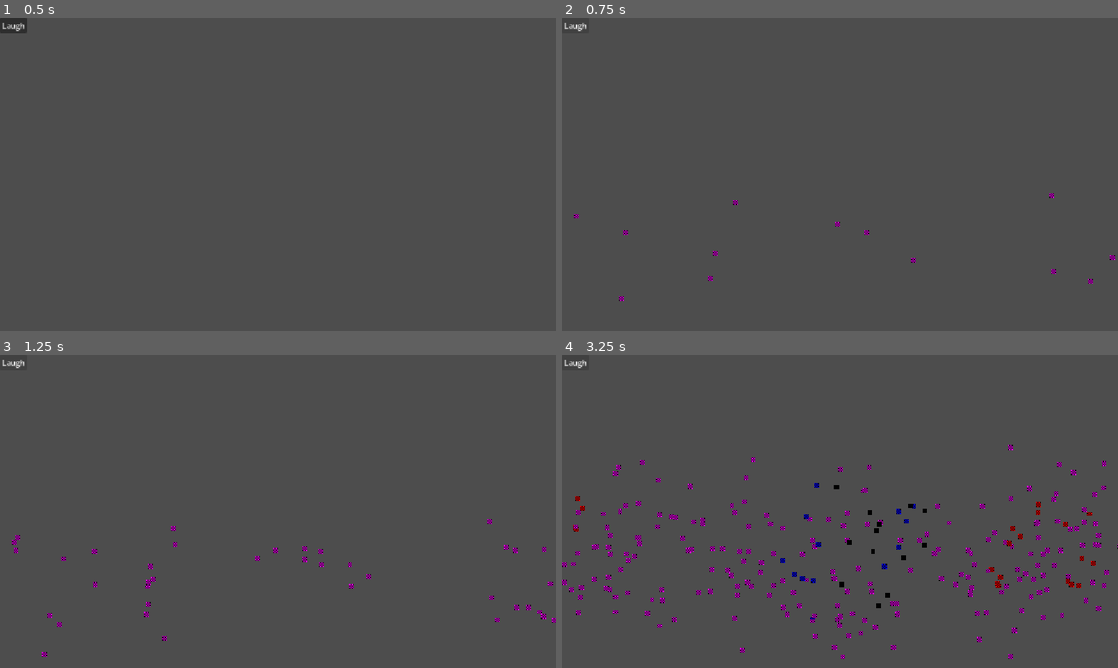
Above: before the commit, frames 1-4 (two rows, left to right).
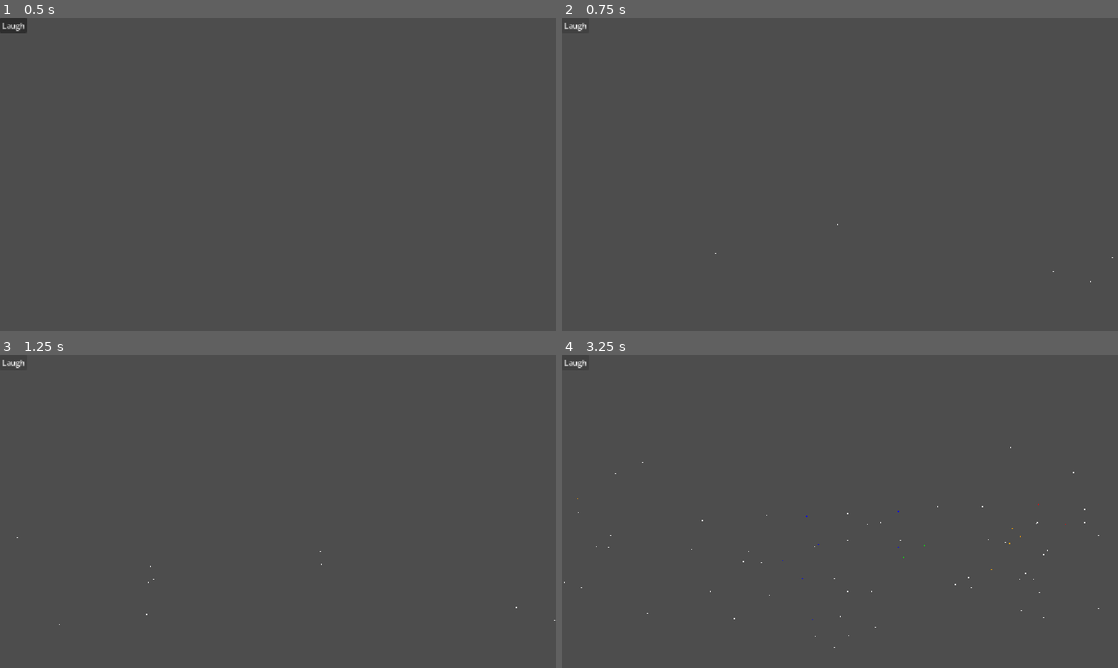
Above: after the commit, the same moments.

Repository: natleahh/project-bringer-2
Game: Godot game, scene res://Set/Audience/audience_ui.tscn
Same seed, same stepped clock (60 frames per second), same inputs: the game is played once before the commit and once after it. The project has no main scene, so this scene is started directly.
Inputs:
- Up to frame 1 (0.5 s): no input
- Up to frame 2 (0.75 s): click "Laugh" at 0.5 s
- Up to frame 3 (1.25 s): no input
- Up to frame 4 (3.25 s): click "Laugh" at 1.25 s; click "Laugh" at 2 s

Frame 1 is identical in both runs. In frame 2, 0.2% of the frame differs, in the area x 2-100%, y 56-91%; in frame 3, 0.5%; in frame 4, 3.3%, in the area x 0-100%, y 28-98%.

Commit message:
feat: add laughter assets

Diff:
--- a/Set/Audience/laughter_spot.tscn
+++ b/Set/Audience/laughter_spot.tscn
@@ -1,9 +1,7 @@
 [gd_scene format=3 uid="uid://c6pk8pproakdl"]
 
 [ext_resource type="Script" uid="uid://dn6b5jed34gvu" path="res://Set/Audience/laughter_spot.gd" id="1_i56e0"]
-
-[sub_resource type="PlaceholderTexture2D" id="PlaceholderTexture2D_qhk7v"]
-size = Vector2(10, 10)
+[ext_resource type="Texture2D" uid="uid://csavjef40jwls" path="res://Set/Audience/ha.png" id="2_t15pd"]
 
 [sub_resource type="ParticleProcessMaterial" id="ParticleProcessMaterial_i56e0"]
 particle_flag_disable_z = true
@@ -31,7 +29,7 @@
 [node name="GPUParticles2D" type="GPUParticles2D" parent="Control" unique_id=805684788]
 unique_name_in_owner = true
 emitting = false
-texture = SubResource("PlaceholderTexture2D_qhk7v")
+texture = ExtResource("2_t15pd")
 lifetime = 2.0
 one_shot = true
 process_material = SubResource("ParticleProcessMaterial_i56e0")
